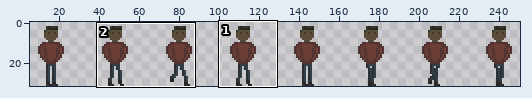
Two states of a sprite sheet, Gambling Simulator/Assets/Sprites/Characters/NPC 1/NPC 1 Walking.png. Above, an overview of the earlier version with the close-up marked.
Close-up. Old version:
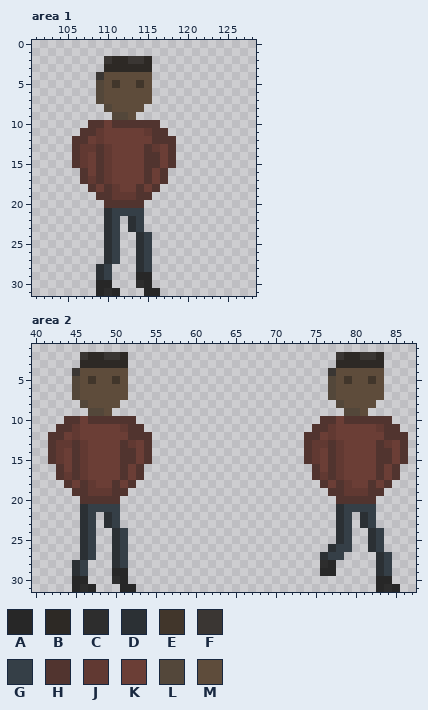
The file is 256x32 pixels. Colours within 5 levels of each other are drawn and written as one. Shown: area 1: x 101..128, y 0..31; area 2: x 40..87, y 1..31. The wide view leaves out empty margins.
Palette (. is transparent): A #272727  B #2d2925  C #2d2d2d  D #2b3034  E #41362b  F #3a3633  G #353f47  H #51342f  J #613932  K #6b3e36  L #53473a  M #5e4c3b
Pixels before, area 1, first column x 106:
 2 ....FBBFFB...
 3 ....BBBBBB...
 4 ...FMMMMMM...
 5 ...LMEMMEM...
 6 ...LMMMMMM...
 7 ...LMMMMMM...
 8 ....LMMMM....
 9 .....LLM.....
10 ..HHKHHHHHH..
11 .HHJKKKKKJHH.
12 HHKJKKKKKKHHH
13 HJJHJKKKKHJKH
14 HJKHJKKKKHHKH
15 HJKHJKKKKHHKH
16 .HKHJKKKKHKH.
17 .HJHJKKKKHKH.
18 ..HKHJKKHKH..
19 ...HHJJJHH...
20 ....HHHHH....
21 ....DGGGG....
22 ....DG.DG....
23 ....DG.DG....
24 ....DG..DG...
25 ....DG..DG...
26 ....DG..DG...
27 ....DG..DG...
28 ...DG...DG...
29 ...DG...AA...
30 ...AA...CA...
31 ...ACA...AA..
Pixels before, area 2, first column x 42:
 2 ....FBBFFB..........................FBBFFB...
 3 ....BBBBBB..........................BBBBBB...
 4 ...FMMMMMM.........................FMMMMMM...
 5 ...LMEMMEM.........................LMEMMEM...
 6 ...LMMMMMM.........................LMMMMMM...
 7 ...LMMMMMM.........................LMMMMMM...
 8 ....LMMMM...........................LMMMM....
 9 .....LLM.............................LLM.....
10 ..HHKHHHHHH.......................HHKHHHHHH..
11 .HHJKKKKKJHH.....................HHJKKKKKJHH.
12 HHKJKKKKKKHHH...................HHKJKKKKKKHHH
13 HJJHJKKKKHJKH...................HJJHJKKKKHJKH
14 HJKHJKKKKHHKH...................HJKHJKKKKHHKH
15 HJKHJKKKKHHKH...................HJKHJKKKKHHKH
16 .HKHJKKKKHKH.....................HKHJKKKKHKH.
17 .HJHJKKKKHKH.....................HJHJKKKKHKH.
18 ..HKHJKKHKH.......................HKHJKKHKH..
19 ...HHJJJHH.........................HHJJJHH...
20 ....HHHHH...........................HHHHH....
21 ....DGGGG...........................DGGGG....
22 ....DG.DG...........................DG.DG....
23 ....DG.DG...........................DG.DG....
24 ....DG..DG..........................DG..DG...
25 ....DG..DG..........................DG..DG...
26 ....DG..DG.........................DGG..DG...
27 ....DG..DG........................DGG....DG..
28 ...DG...DG........................CA.....DG..
29 ...DG...AA........................AA.....DG..
30 ...AA...CA...............................AA..
31 ...ACA...AA..............................ACA.
After:
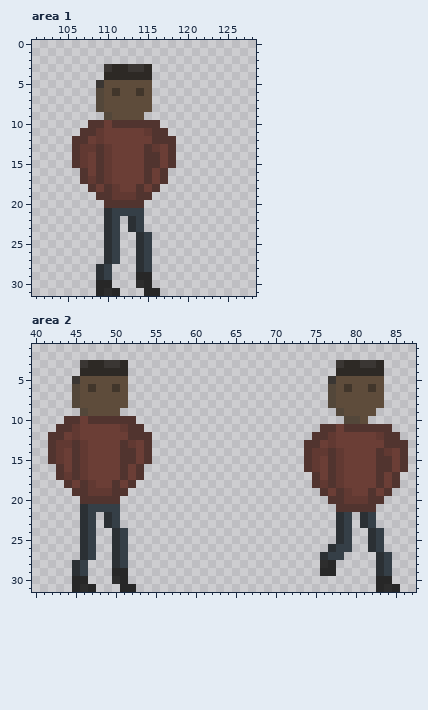
The edit:
Area 1:
The edit turns colour M into colour B in row 4 at x 110 to 115.
The edit turns colour M into colour E in row 6 at x 111 and 114.
The edit turns colour B into colour F in row 3 at x 110 and 113 to 114.
The edit turns colour L into colour F in row 5 at x 109.
There is now colour L in row 8 at x 109; in row 9 at x 110.
There is now colour M in row 8 at x 115; in row 9 at x 114.
The edit turns colour E into colour M in row 5 at x 111 and 114.
The edit turns colour L into colour M in row 8 at x 110; in row 9 at x 111 to 112.
Colour B is removed in row 2 at x 111 to 112 and 115.
Colour F is removed in row 2 at x 110 and 113 to 114; in row 4 at x 109.
Area 2:
The edit turns colour M into colour B in row 4 at x 46 to 51 and 78 to 83.
The edit turns colour M into colour E in row 6 at x 47, 50, 79 and 82.
The edit turns colour B into colour F in row 3 at x 46, 49 to 50, 78 and 81 to 82.
The edit turns colour L into colour F in row 5 at x 45 and 77.
There is now colour H in row 16 at x 74 and 86; in row 18 at x 75 and 85; in row 19 at x 76 and 84; in row 20 at x 77 and 83.
The edit turns colour D into colour H in row 21 at x 78.
The edit turns colour G into colour H in row 21 at x 79 to 82.
The edit turns colour J into colour H in row 11 at x 77 and 83; in row 13 at x 75 and 84.
The edit turns colour K into colour H in row 11 at x 79 to 82; in row 12 at x 76; in row 13 at x 85; in row 16 at x 84; in row 18 at x 77 and 83.
The edit turns colour H into colour J in row 13 at x 77; in row 14 at x 84; in row 16 at x 75; in row 18 at x 76 and 78; in row 20 at x 79 to 81.
The edit turns colour K into colour J in row 12 at x 83; in row 14 at x 76.
The edit turns colour H into colour K in row 13 at x 83; in row 16 at x 85; in row 18 at x 82 and 84; in row 19 at x 77 and 83.
The edit turns colour J into colour K in row 13 at x 76 and 78; in row 17 at x 76; in row 18 at x 79; in row 19 at x 80 to 81.
There is now colour L in row 8 at x 45 and 77; in row 9 at x 46 and 78.
The edit turns colour H into colour L in row 10 at x 79 to 80.
There is now colour M in row 8 at x 51 and 83; in row 9 at x 50 and 82.
The edit turns colour E into colour M in row 5 at x 47, 50, 79 and 82.
The edit turns colour H into colour M in row 10 at x 81.
The edit turns colour L into colour M in row 8 at x 46 and 78; in row 9 at x 47 to 48 and 79 to 80.
Colour B is removed in row 2 at x 47 to 48, 51, 79 to 80 and 83.
Colour F is removed in row 2 at x 46, 49 to 50, 78 and 81 to 82; in row 4 at x 45 and 77.
Colour H is removed in row 10 at x 76 to 77 and 82 to 84; in row 11 at x 75 and 85; in row 12 at x 74 and 86.
Colour K is removed in row 10 at x 78.
